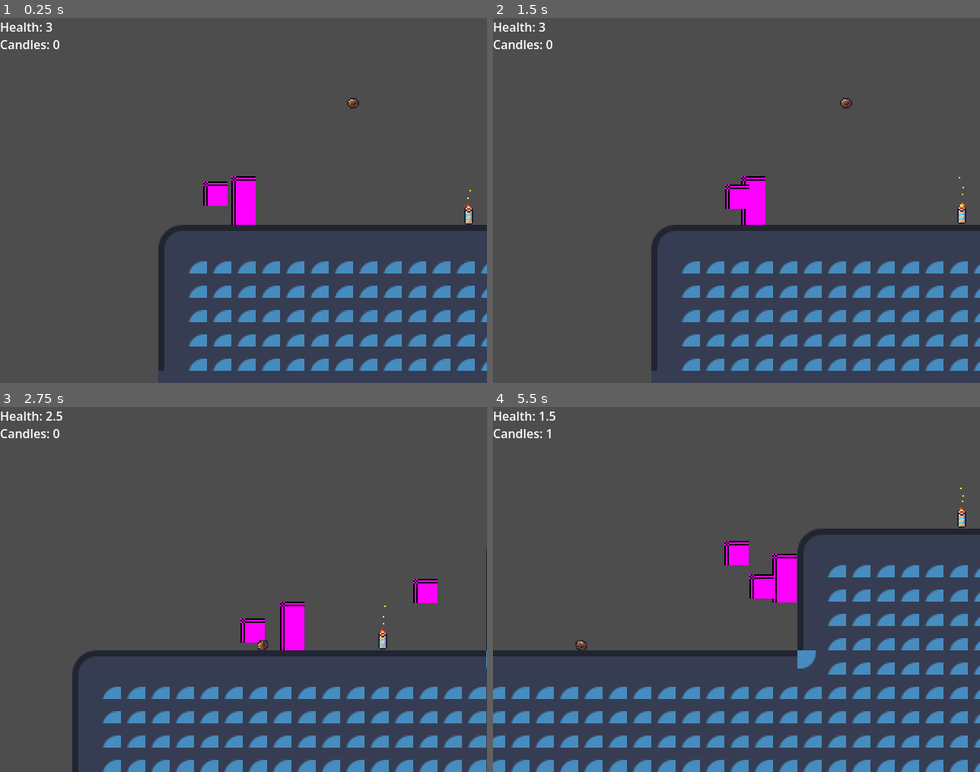
Above: before the commit, frames 1-4 (two rows, left to right).
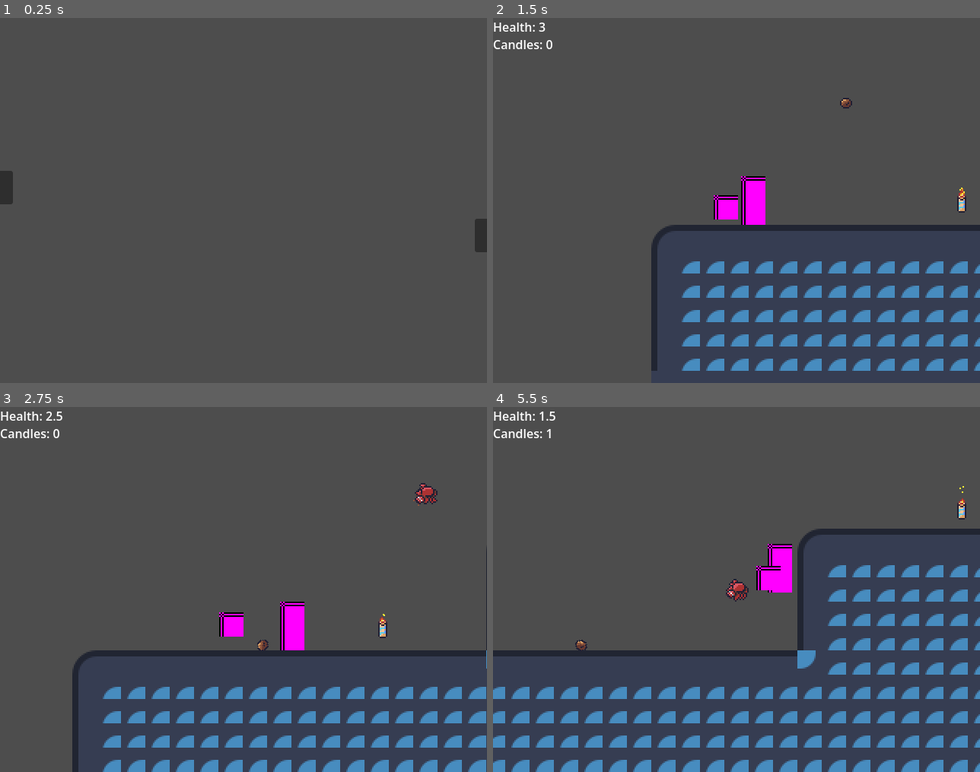
Above: after the commit, the same moments.

Repository: mauricristiano95-hub/Faggi
Game: Godot game, scene res://UI/main_menu.tscn
The game is run twice, just before and just after one commit, with the same random seed, the same clock (stepped at 60 frames per second) and the same inputs. Before the commit the project starts from res://main.tscn. The engine's default icon, where the game draws it, is replaced by a stand-in: a white triangle on a blue panel in a dark square.
Inputs (mouse positions are in pixels of both pictures, inside the frame that each line leads up to):
- Up to frame 1 (0.25 s): no input
- Up to frame 2 (1.5 s): click (590, 193) at 0.5 s, where only the run after the commit has a clickable "Start Game"; hold Right (RIGHT) from 1.28 s (still down)
- Up to frame 3 (2.75 s): keep holding Right (RIGHT); tap Up (JUMP) at 1.52, 2.27 s
- Up to frame 4 (5.5 s): release Right (RIGHT) at 2.78 s; hold Left (LEFT) 2.78-3.53 s; hold Right (RIGHT) 3.53-5.03 s; tap Up (JUMP) at 3.77, 4.52, 5.27 s; hold Left (LEFT) from 5.03 s (still down)

The runs differ from the first frame. In frame 1, 9.7% of the frame differs, in the area x 0-100%, y 1-97%; in frame 2, 0.6%; in frame 3, 1.3%; in frame 4, 1.4%.

Commit message:
added main menu, added spider sprite

Diff:
--- a/Enemies/spider.tscn
+++ b/Enemies/spider.tscn
@@ -1,14 +1,51 @@
 [gd_scene format=3 uid="uid://i53pxs0pw71l"]
 
 [ext_resource type="Script" uid="uid://d2j0gn42h4ird" path="res://Enemies/spider.gd" id="1_k3kcl"]
-
-[sub_resource type="PlaceholderTexture2D" id="PlaceholderTexture2D_mti6b"]
-size = Vector2(16, 16)
+[ext_resource type="Texture2D" uid="uid://7ksdw0qdrqxk" path="res://Assets/enemies/spider.png" id="2_yd1n7"]
 
 [sub_resource type="CircleShape2D" id="CircleShape2D_4kxuq"]
 radius = 6.0
 
 [sub_resource type="CircleShape2D" id="CircleShape2D_mti6b"]
+
+[sub_resource type="Animation" id="Animation_llp3r"]
+length = 0.001
+tracks/0/type = "value"
+tracks/0/imported = false
+tracks/0/enabled = true
+tracks/0/path = NodePath("Sprite2D:frame")
+tracks/0/interp = 1
+tracks/0/loop_wrap = true
+tracks/0/keys = {
+"times": PackedFloat32Array(0),
+"transitions": PackedFloat32Array(1),
+"update": 1,
+"values": [0]
+}
+
+[sub_resource type="Animation" id="Animation_038jv"]
+resource_name = "idle"
+length = 0.26666668
+loop_mode = 1
+step = 0.06666667
+tracks/0/type = "value"
+tracks/0/imported = false
+tracks/0/enabled = true
+tracks/0/path = NodePath("Sprite2D:frame")
+tracks/0/interp = 1
+tracks/0/loop_wrap = true
+tracks/0/keys = {
+"times": PackedFloat32Array(0, 0.06666667, 0.13333334, 0.2),
+"transitions": PackedFloat32Array(1, 1, 1, 1),
+"update": 1,
+"values": [0, 1, 2, 1]
+}
+
+[sub_resource type="AnimationLibrary" id="AnimationLibrary_wxl2p"]
+_data = {
+&"RESET": SubResource("Animation_llp3r"),
+&"idle": SubResource("Animation_038jv")
+}
 
 [node name="Spider" type="CharacterBody2D" unique_id=1234232899]
 collision_layer = 8
@@ -16,7 +53,8 @@
 script = ExtResource("1_k3kcl")
 
 [node name="Sprite2D" type="Sprite2D" parent="." unique_id=172094063]
-texture = SubResource("PlaceholderTexture2D_mti6b")
+texture = ExtResource("2_yd1n7")
+hframes = 3
 
 [node name="CollisionShape2D" type="CollisionShape2D" parent="." unique_id=1892214934]
 shape = SubResource("CircleShape2D_4kxuq")
@@ -28,4 +66,9 @@
 [node name="CollisionShape2D" type="CollisionShape2D" parent="Hitbox" unique_id=311807674]
 shape = SubResource("CircleShape2D_mti6b")
 
+[node name="AnimationPlayer" type="AnimationPlayer" parent="." unique_id=1222386718]
+libraries/ = SubResource("AnimationLibrary_wxl2p")
+autoplay = &"idle"
+speed_scale = 0.707
+
 [connection signal="body_entered" from="Hitbox" to="." method="_on_hitbox_body_entered"]
--- /dev/null
+++ b/UI/main_menu.gd
@@ -0,0 +1,11 @@
+extends Control
+
+var new_game = preload("res://main.tscn").instantiate()
+
+func _on_start_pressed() -> void:
+	get_tree().root.add_child(new_game)
+	get_tree().root.remove_child($".")
+	queue_free()
+
+func _on_quit_pressed() -> void:
+	get_tree().quit()
--- /dev/null
+++ b/UI/main_menu.tscn
@@ -0,0 +1,109 @@
+[gd_scene format=3 uid="uid://dpvknav27q6km"]
+
+[ext_resource type="Script" uid="uid://cg1xc6q32q0so" path="res://UI/main_menu.gd" id="1_p8ccj"]
+
+[sub_resource type="Animation" id="Animation_tk8dj"]
+length = 0.001
+tracks/0/type = "value"
+tracks/0/imported = false
+tracks/0/enabled = true
+tracks/0/path = NodePath("Start:position")
+tracks/0/interp = 1
+tracks/0/loop_wrap = true
+tracks/0/keys = {
+"times": PackedFloat32Array(0),
+"transitions": PackedFloat32Array(1),
+"update": 0,
+"values": [Vector2(256, 200)]
+}
+tracks/1/type = "value"
+tracks/1/imported = false
+tracks/1/enabled = true
+tracks/1/path = NodePath("Quit:position")
+tracks/1/interp = 1
+tracks/1/loop_wrap = true
+tracks/1/keys = {
+"times": PackedFloat32Array(0),
+"transitions": PackedFloat32Array(1),
+"update": 0,
+"values": [Vector2(256, 264)]
+}
+
+[sub_resource type="Animation" id="Animation_p8ccj"]
+resource_name = "intro"
+tracks/0/type = "value"
+tracks/0/imported = false
+tracks/0/enabled = true
+tracks/0/path = NodePath("Start:position")
+tracks/0/interp = 2
+tracks/0/loop_wrap = true
+tracks/0/keys = {
+"times": PackedFloat32Array(0, 1),
+"transitions": PackedFloat32Array(-2, 1),
+"update": 0,
+"values": [Vector2(-128, 200), Vector2(256, 218)]
+}
+tracks/1/type = "value"
+tracks/1/imported = false
+tracks/1/enabled = true
+tracks/1/path = NodePath("Quit:position")
+tracks/1/interp = 2
+tracks/1/loop_wrap = true
+tracks/1/keys = {
+"times": PackedFloat32Array(0, 1),
+"transitions": PackedFloat32Array(-2, 1),
+"update": 0,
+"values": [Vector2(640, 264), Vector2(256, 272)]
+}
+
+[sub_resource type="AnimationLibrary" id="AnimationLibrary_tk8dj"]
+_data = {
+&"RESET": SubResource("Animation_tk8dj"),
+&"intro": SubResource("Animation_p8ccj")
+}
+
+[node name="Control" type="Control" unique_id=1241665985]
+layout_mode = 3
+anchors_preset = 15
+anchor_right = 1.0
+anchor_bottom = 1.0
+grow_horizontal = 2
+grow_vertical = 2
+script = ExtResource("1_p8ccj")
+
+[node name="Start" type="Button" parent="." unique_id=278524694]
+layout_mode = 1
+anchors_preset = 8
+anchor_left = 0.5
+anchor_top = 0.5
+anchor_right = 0.5
+anchor_bottom = 0.5
+offset_left = -64.0
+offset_top = -40.0
+offset_right = 63.999878
+offset_bottom = 3.9997559
+grow_horizontal = 2
+grow_vertical = 2
+text = "Start Game"
+
+[node name="Quit" type="Button" parent="." unique_id=1029370129]
+layout_mode = 1
+anchors_preset = 8
+anchor_left = 0.5
+anchor_top = 0.5
+anchor_right = 0.5
+anchor_bottom = 0.5
+offset_left = -64.0
+offset_top = 24.0
+offset_right = 63.999573
+offset_bottom = 68.0
+grow_horizontal = 2
+grow_vertical = 2
+text = "Quit"
+
+[node name="AnimationPlayer" type="AnimationPlayer" parent="." unique_id=358593715]
+libraries/ = SubResource("AnimationLibrary_tk8dj")
+autoplay = &"intro"
+
+[connection signal="pressed" from="Start" to="." method="_on_start_pressed"]
+[connection signal="pressed" from="Quit" to="." method="_on_quit_pressed"]
--- a/UI/ui.tscn
+++ b/UI/ui.tscn
@@ -41,5 +41,5 @@
 offset_bottom = 11.5
 grow_horizontal = 2
 grow_vertical = 2
-text = "You are scared to death"
+text = "You are too scared to go on..."
 label_settings = SubResource("LabelSettings_4kxuq")
--- a/project.godot
+++ b/project.godot
@@ -11,7 +11,7 @@
 [application]
 
 config/name="Faggi"
-run/main_scene="res://main.tscn"
+run/main_scene="uid://dpvknav27q6km"
 config/features=PackedStringArray("4.7", "GL Compatibility")
 config/icon="res://icon.svg"
 
Binary file added: Assets/enemies/spider.aseprite
Binary file added: Assets/enemies/spider.png
Not shown, added: Assets/enemies/spider.png.import
Binary file added: Assets/objects/candle.aseprite
Binary file added: Assets/objects/plus-one.aseprite
Not shown, added: UI/main_menu.gd.uid
